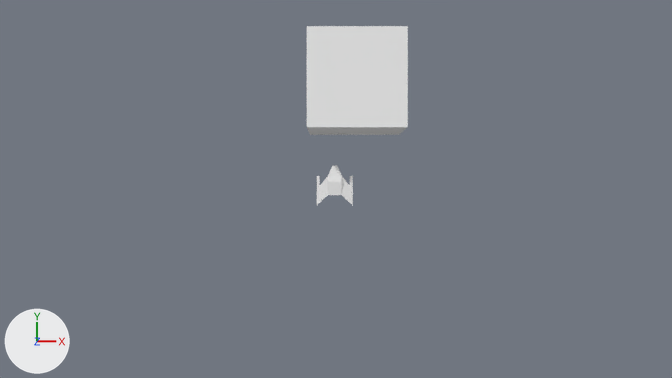
The Blender file SpaceShooterblend.blend as it was, and as the next commit left it.
Rendered twice from the file's camera 'Camera'. Lighting does not change. The marker at lower left points along +X, +Y and +Z.

Names of what the first picture shows: 'Enemy', 'Player'.
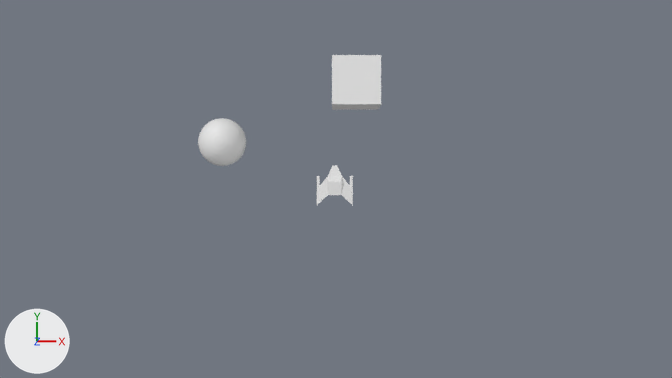
Commit message: EnemyBullet Episode

Location of each change, [x1, y1, x2, y2] in pixels of the pictures (672 x 378 px):
'Enemy', moved, rescaled (51% narrower, 49% shorter): before [307, 26, 408, 135]; after [332, 55, 381, 110]
'EnemyBullet', added: after [198, 118, 246, 166]

Diff of the bpy script that builds the scene:
```diff
--- a/SpaceShooterblend.blend.py
+++ b/SpaceShooterblend.blend.py
@@ me_sphere @@
+me_sphere.from_pydata(...)  # a UV sphere (32 segments, 16 rings, poles along z) spanning x -1.0..1.0, y -1.0..1.0, z -1.0..1.0
@@ ob_enemy @@
 ob_enemy = bpy.data.objects.new('Enemy', me_cube)
-ob_enemy.location = (0.42, 2.22, -0.12)
+ob_enemy.location = (0.42, 2.22, 0.0)
+ob_enemy.scale = (0.5, 0.5, 0.5)
@@ ob_enemybullet @@
+ob_enemybullet = bpy.data.objects.new('EnemyBullet', me_sphere)
+ob_enemybullet.location = (-2.39, 0.98, 0.0)
+ob_enemybullet.scale = (0.5, 0.5, 0.5)
```
